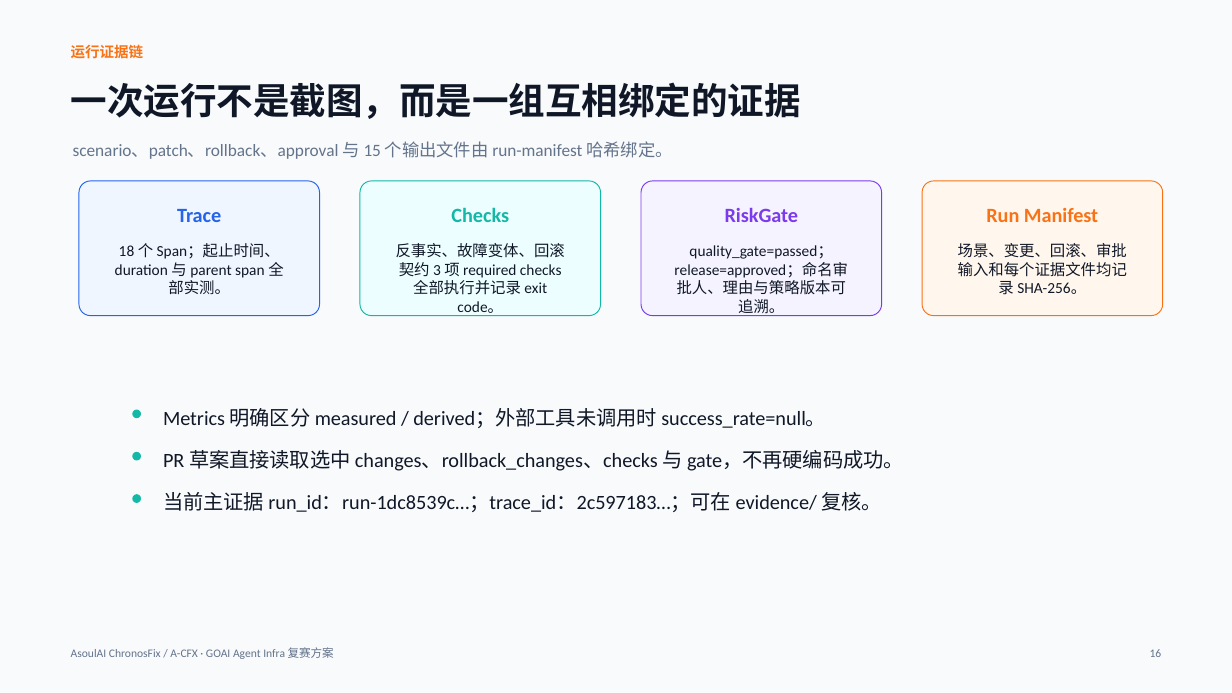
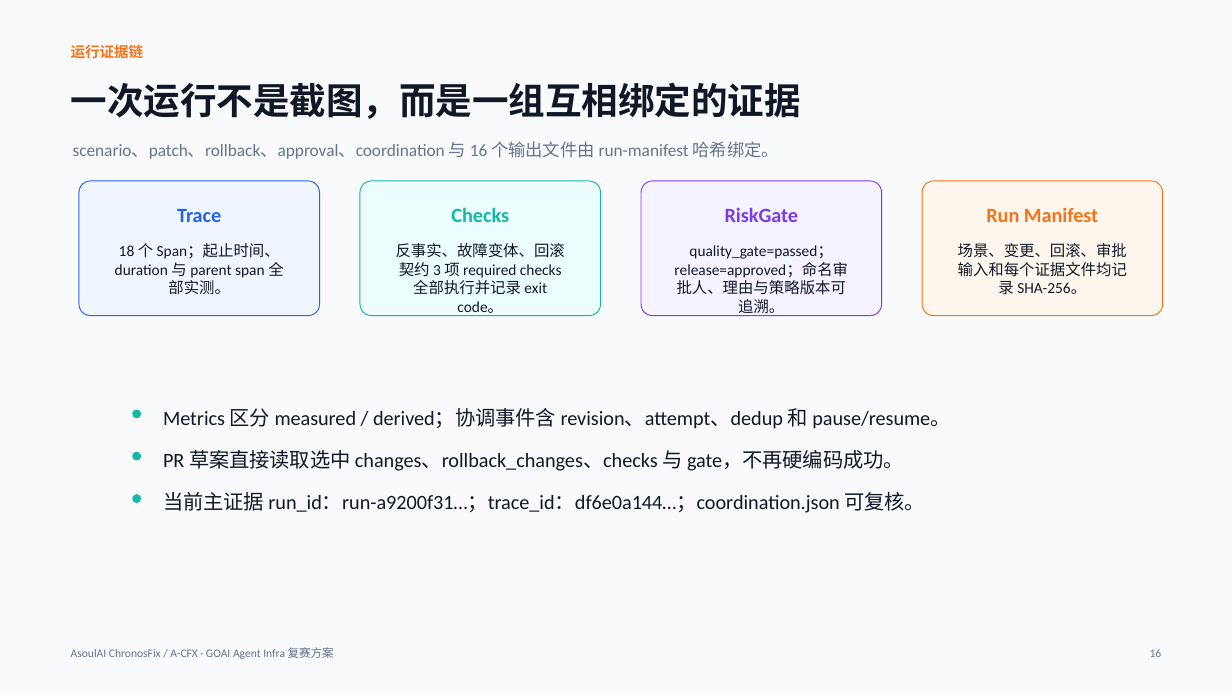
Before and after one commit to ASOUL-Official/asoulai-chronosfix, a slide deck: slide 16 of submission/ChronosFix_复赛方案.pptx. Drawn at 1232x693 pixels with LibreOffice and Linux fonts; fonts in the diff are those of the drawing. Boxes give left, top, right and bottom in pixels: in the first picture for what was removed or moved away, otherwise in the second. Text is boxed around its words. In the diff, an @@ line names an element or a change of style, - is before the commit and + after.

Commit message:
feat: let evidence choose the agent composition

```diff
--- a/submission/ChronosFix_复赛方案.pptx
+++ b/submission/ChronosFix_复赛方案.pptx
@@ text at (73,141,779,159): text changed @@
-scenario、patch、rollback、approval 与 15 个输出文件由 run-manifest 哈希绑定。
+scenario、patch、rollback、approval、coordination 与 16 个输出文件由 run-manifest 哈希绑定。
@@ text at (163,408,950,429): text changed @@
-Metrics 明确区分 measured / derived；外部工具未调用时 success_rate=null。
+Metrics 区分 measured / derived；协调事件含 revision、attempt、dedup 和 pause/resume。
@@ text at (163,492,925,513): text changed @@
-当前主证据 run_id：run-1dc8539c…；trace_id：2c597183…；可在 evidence/ 复核。
+当前主证据 run_id：run-a9200f31…；trace_id：df6e0a144…；coordination.json 可复核。
```
Also in this commit, not shown: 11 other slides changed, 24 other files.
